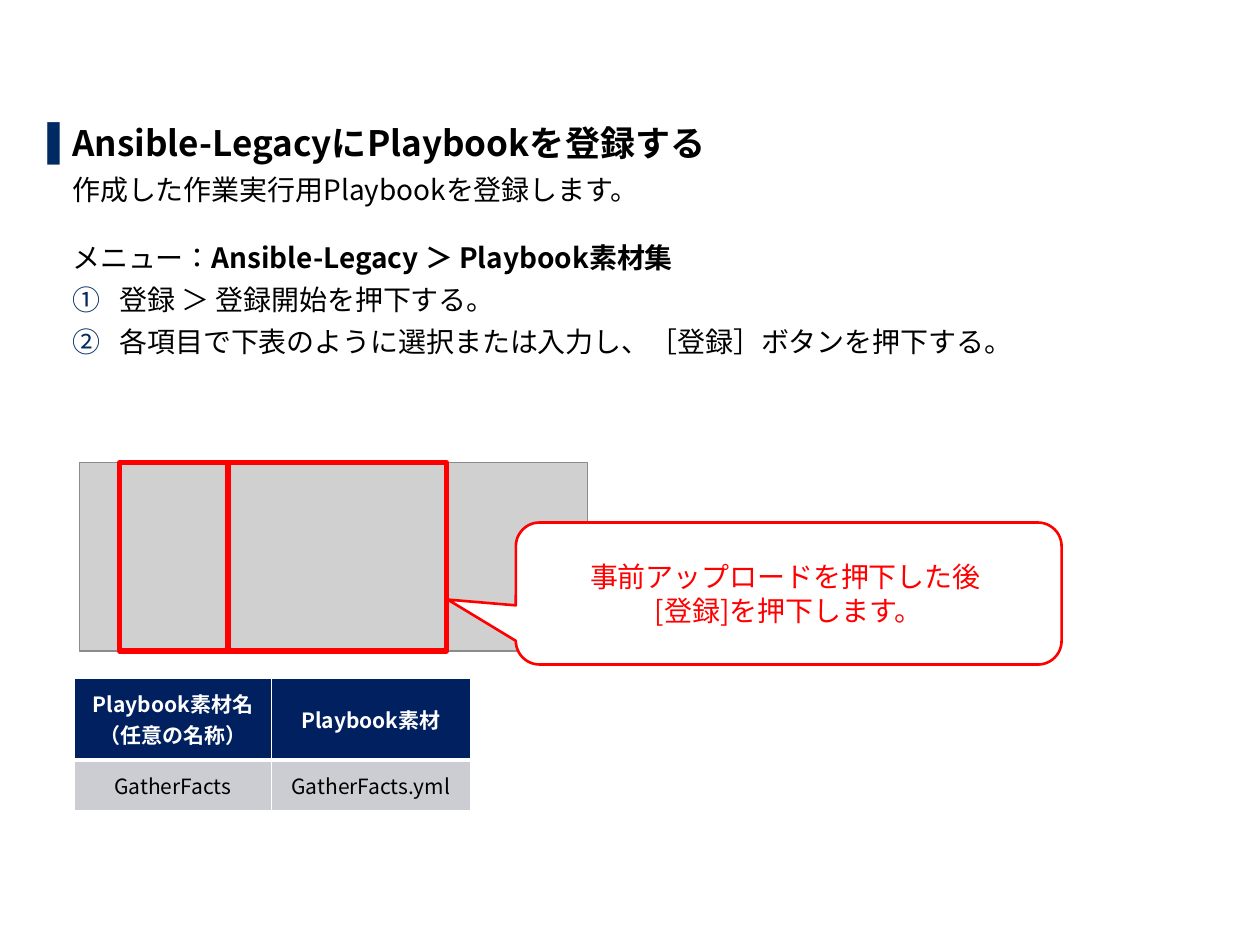
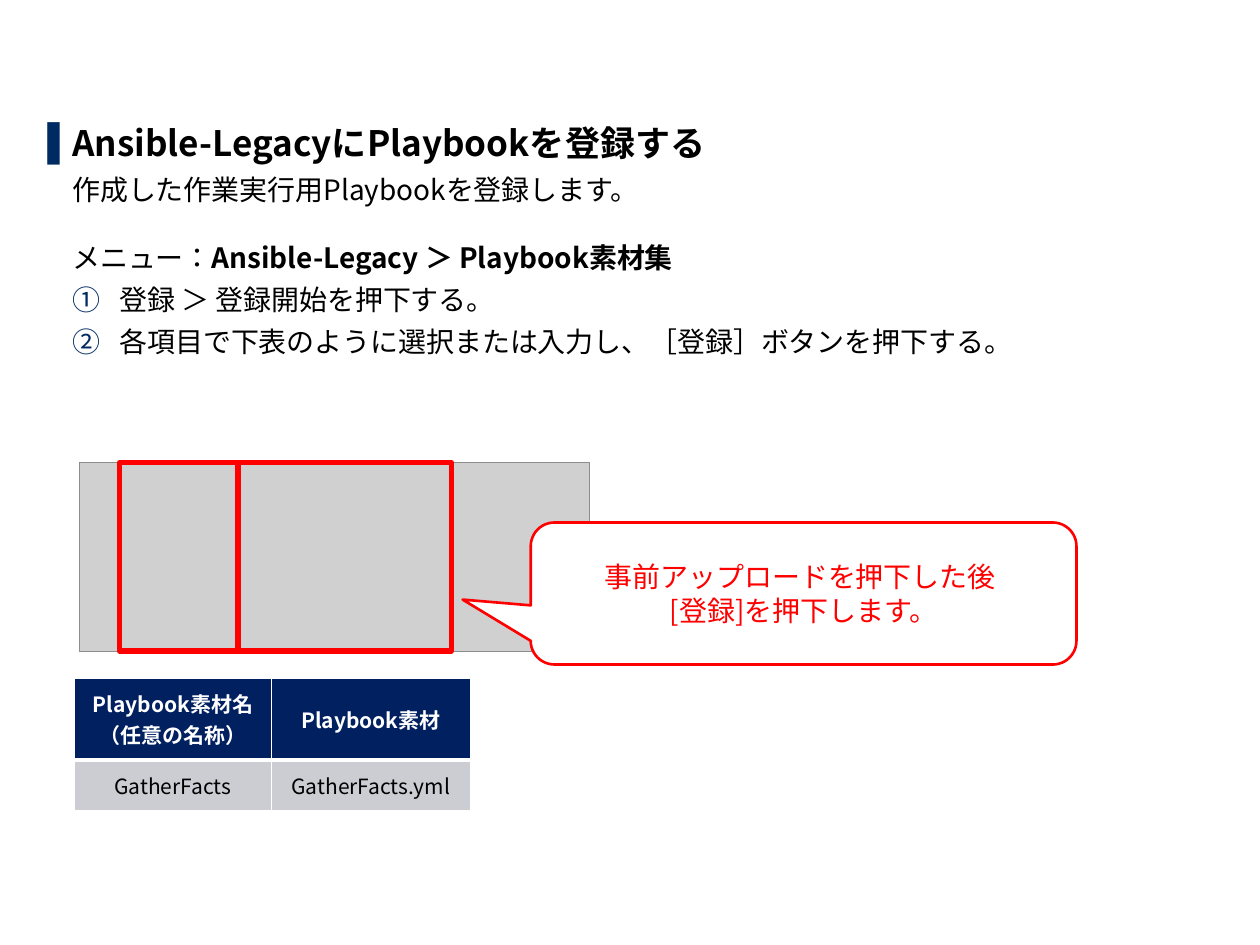
Before and after one commit to exastro-suite/it-automation-docs, a slide deck: slide 16 of asset/Learn_ja/ITA-collect-compare_practice_ja.pptx (slide 15 before the commit). Drawn at 1260x945 pixels with LibreOffice and Linux fonts; fonts in the diff are those of the drawing; grey boxes stand for pictures; background and template pictures are left out. Boxes give left, top, right and bottom in pixels: in the first picture for what was removed or moved away, otherwise in the second. Text is boxed around its words. In the diff, an @@ line names an element or a change of style, - is before the commit and + after.

```diff
--- a/asset/Learn_ja/ITA-collect-compare_practice_ja.pptx
+++ b/asset/Learn_ja/ITA-collect-compare_practice_ja.pptx
@@ rectangle: place and size @@
-rectangle at <box>120,462,228,651</box>
+rectangle at <box>120,462,238,651</box>
@@ rectangle: place and size @@
-rectangle at <box>228,462,446,651</box>
+rectangle at <box>238,462,451,651</box>
@@ rounded speech box "事前アップロードを押下した後": place and size @@
-rounded speech box "事前アップロードを押下した後" at <box>515,523,1061,665</box>
+rounded speech box "事前アップロードを押下した後" at <box>530,523,1076,665</box>
```
Also in this commit, not shown: 18 other slides changed, 2 slides added, 1 other file.
